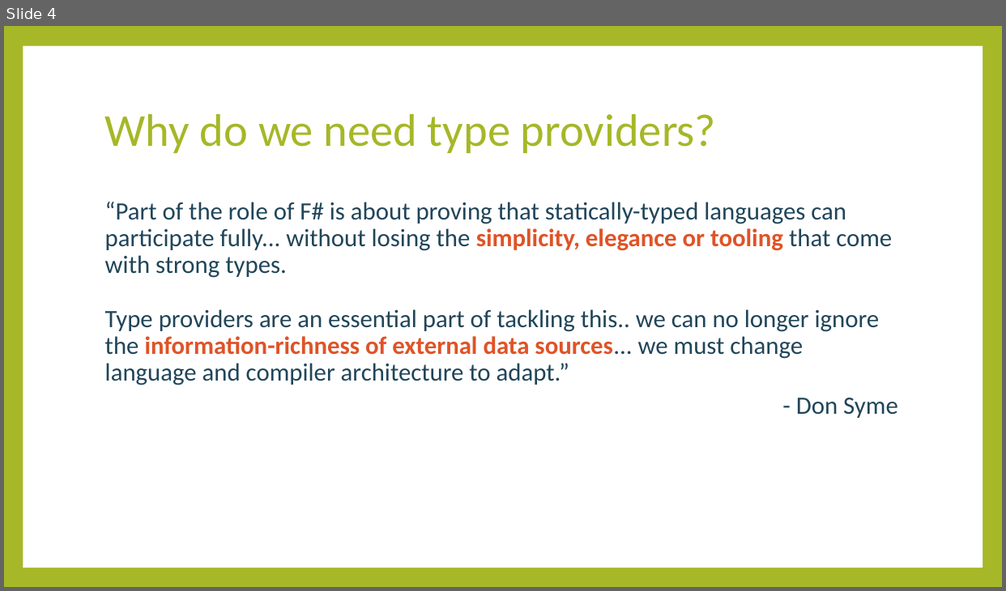
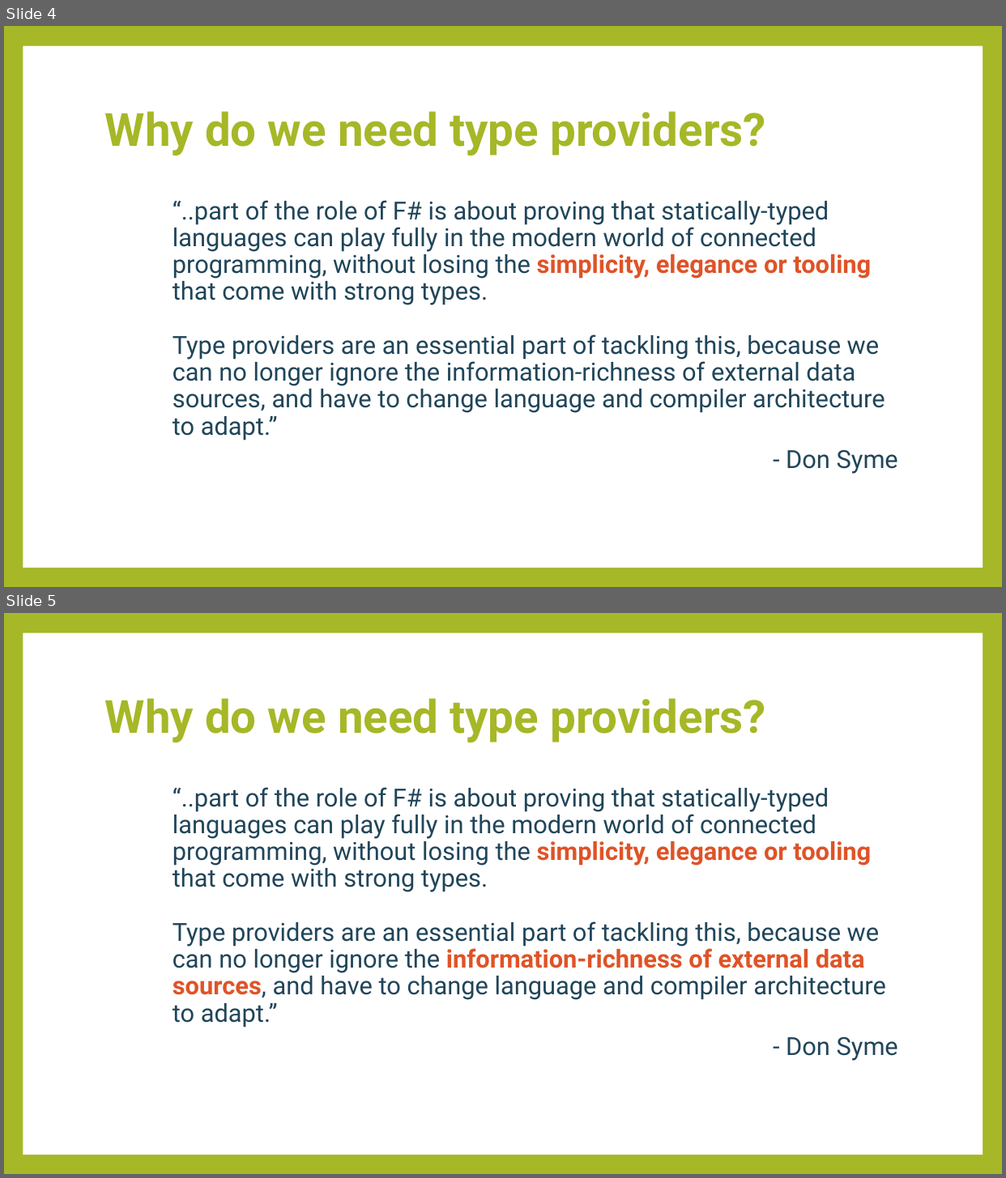
Before and after one commit to rachelblasucci/Current-Talks, a slide deck: Type Providers/Type Providers.pptx. Shown one above the other, each under a label of ours: slide 4 before the commit, slides 4 and 5 after it. The pictures are 1006x591 and 1006x1178 pixels, drawn with LibreOffice and Linux fonts; fonts in the diff are those of the drawing. Boxes give left, top, right and bottom in pixels: in the first picture for what was removed or moved away, otherwise in the second. Text is boxed around its words. In the diff, an @@ line names an element or a change of style, - is before the commit and + after.

```diff
--- a/Type Providers/Type Providers.pptx
+++ b/Type Providers/Type Providers.pptx
@@ slide 5 added at (4, 613, 1002, 1174), background #A6B727; not listed: 1 template element that a slide beside it also shows @@
@@ title added at (98, 663, 906, 774), fill #FFFFFF at 60% opacity, outline #FFFFFF 5 pt, 44 pt, text #A6B727, bold @@
+Why do we need type providers?
@@ text added at (172, 787, 898, 1061), 24 pt, text #20455A @@
+      “..part of the role of F# is about proving that statically-typed languages can play fully in the modern world of connected programming, without losing the simplicity, elegance or tooling that come with strong types.
+      Type providers are an essential part of tackling this, because we can no longer ignore the information-richness of external data sources, and have to change language and compiler architecture to adapt.”
+      - Don Syme
@@ slide 4 changed as well @@
@@ title "Why do we need type ...": place and size @@
-title "Why do we need type ..." at (105, 113, 716, 153)
+title "Why do we need type ..." at (98, 76, 906, 187)
@@ title "Why do we need type ..." at (98, 76, 906, 187): font Calibri to Roboto, bold on; fill none to #FFFFFF at 60% opacity; outline none to #FFFFFF 5 pt @@
@@ text at (172, 200, 885, 441): text changed; font Calibri to Roboto @@
-      “Part of the role of F# is about proving that statically-typed languages can participate fully... without losing the simplicity, elegance or tooling that come with strong types.
-      Type providers are an essential part of tackling this.. we can no longer ignore the information-richness of external data sources... we must change language and compiler architecture to adapt.”
+      “..part of the role of F# is about proving that statically-typed languages can play fully in the modern world of connected programming, without losing the simplicity, elegance or tooling that come with strong types.
+      Type providers are an essential part of tackling this, because we can no longer ignore the information-richness of external data sources, and have to change language and compiler architecture to adapt.”
@@ text at (786, 450, 898, 474): font Calibri to Roboto in "- Don Syme"; indent changed @@
```
Also in this commit, not shown: 12 other slides changed, 1 other slide added, 4 other files.
